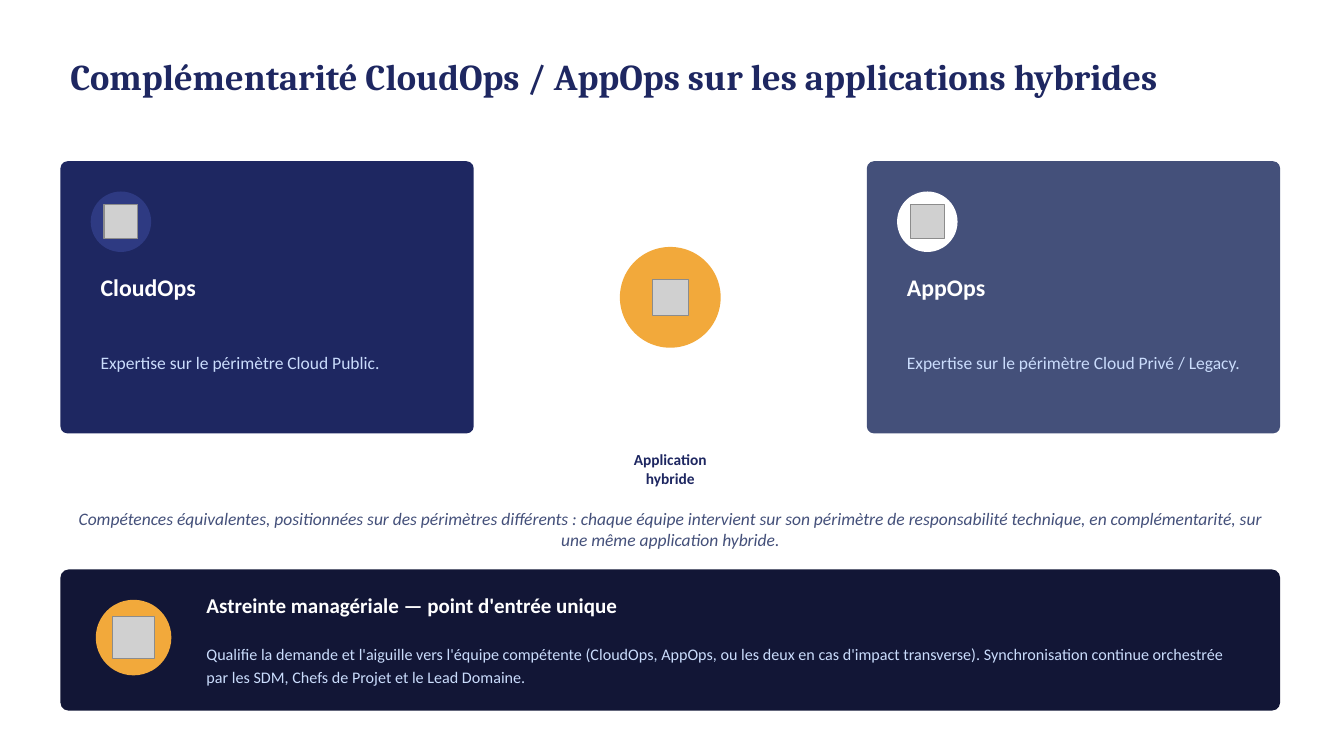
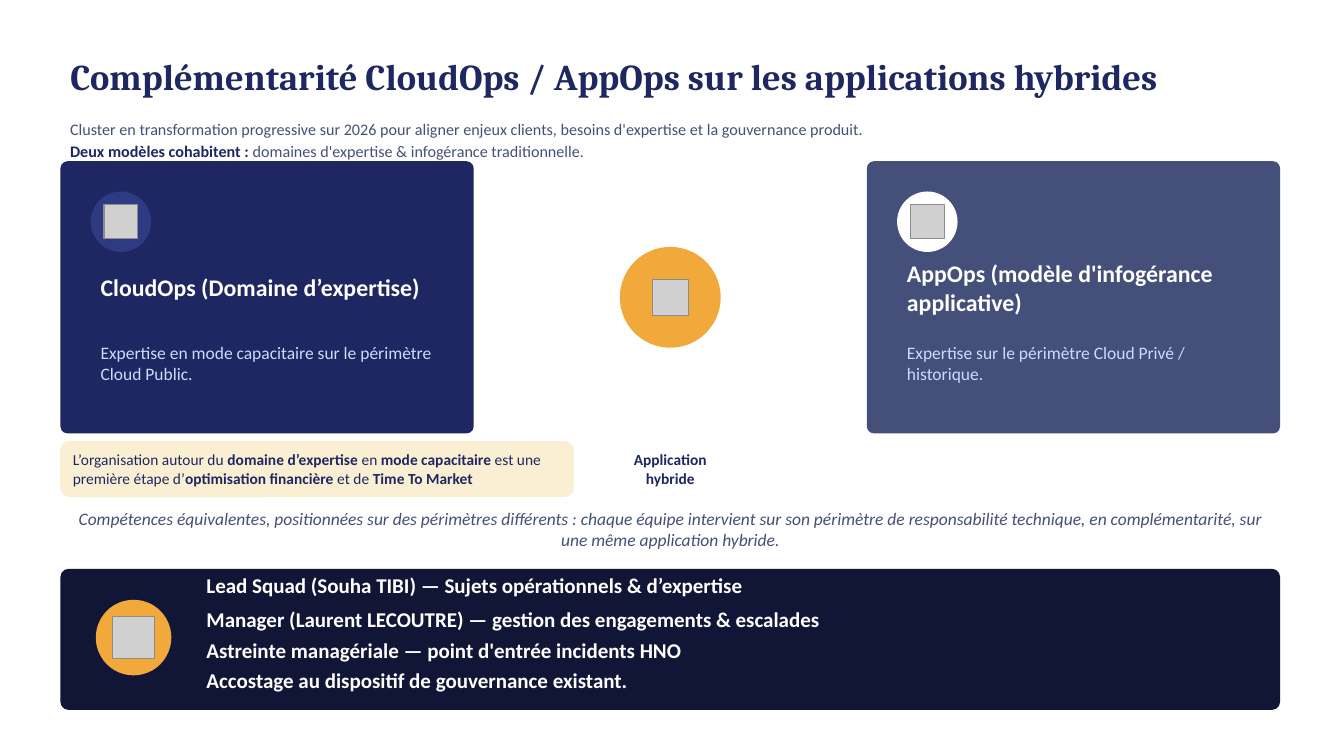
Before and after one commit to malphodo/newsfs, a slide deck: slide 6 of Modele_Operationnel_LZI.pptx (slide 4 before the commit). Drawn at 1344x756 pixels with LibreOffice and Linux fonts; fonts in the diff are those of the drawing; grey boxes stand for pictures. Boxes give left, top, right and bottom in pixels: in the first picture for what was removed or moved away, otherwise in the second. Text is boxed around its words. In the diff, an @@ line names an element or a change of style, - is before the commit and + after.

```diff
--- a/Modele_Operationnel_LZI.pptx
+++ b/Modele_Operationnel_LZI.pptx
@@ text added at (x1=70, y1=124, x2=862, y2=163), 11.5 pt, text #44507A @@
+Cluster en transformation progressive sur 2026 pour aligner enjeux clients, besoins d'expertise et la gouvernance produit.
+Deux modèles cohabitent : domaines d'expertise & infogérance traditionnelle.
@@ text at (x1=907, y1=264, x2=1212, y2=315): text changed @@
-AppOps
+AppOps (modèle d'infogérance applicative)
@@ text at (x1=101, y1=278, x2=420, y2=300): text changed @@
-CloudOps
+CloudOps (Domaine d’expertise)
@@ text at (x1=101, y1=347, x2=431, y2=380): text changed @@
-Expertise sur le périmètre Cloud Public.
+Expertise en mode capacitaire sur le périmètre Cloud Public.
@@ text at (x1=907, y1=347, x2=1175, y2=383): text changed @@
-Expertise sur le périmètre Cloud Privé / Legacy.
+Expertise sur le périmètre Cloud Privé / historique.
@@ rounded rectangle added at (x1=60, y1=442, x2=575, y2=498), fill #FBEFD3, 11 pt, text #1E2761, bold @@
+L’organisation autour du domaine d’expertise en mode capacitaire est une première étape d’optimisation financière et de Time To Market
@@ text added at (x1=206, y1=577, x2=743, y2=597), 15 pt, text #FFFFFF, bold @@
+Lead Squad (Souha TIBI) — Sujets opérationnels & d’expertise
@@ text added at (x1=206, y1=611, x2=820, y2=631), 15 pt, text #FFFFFF, bold @@
+Manager (Laurent LECOUTRE) — gestion des engagements & escalades
@@ text at (x1=206, y1=643, x2=681, y2=662): text changed @@
-Astreinte managériale — point d'entrée unique
+Astreinte managériale — point d'entrée incidents HNO
@@ text removed at (x1=206, y1=648, x2=1223, y2=686) @@
-Qualifie la demande et l'aiguille vers l'équipe compétente (CloudOps, AppOps, ou les deux en cas d'impact transverse). Synchronisation continue orchestrée par les SDM, Chefs de Projet et le Lead Domaine.
@@ text added at (x1=206, y1=673, x2=628, y2=692), 15 pt, text #FFFFFF, bold @@
+Accostage au dispositif de gouvernance existant.
```
Also in this commit, not shown: 8 other slides changed, 5 slides added.
